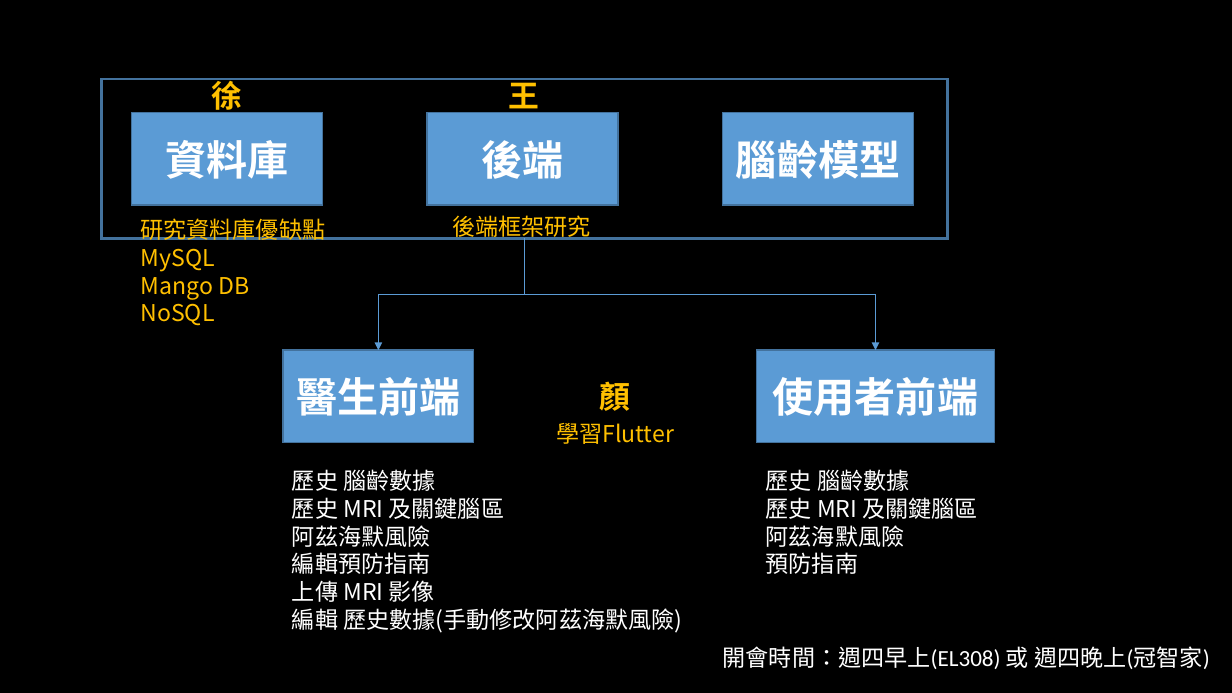
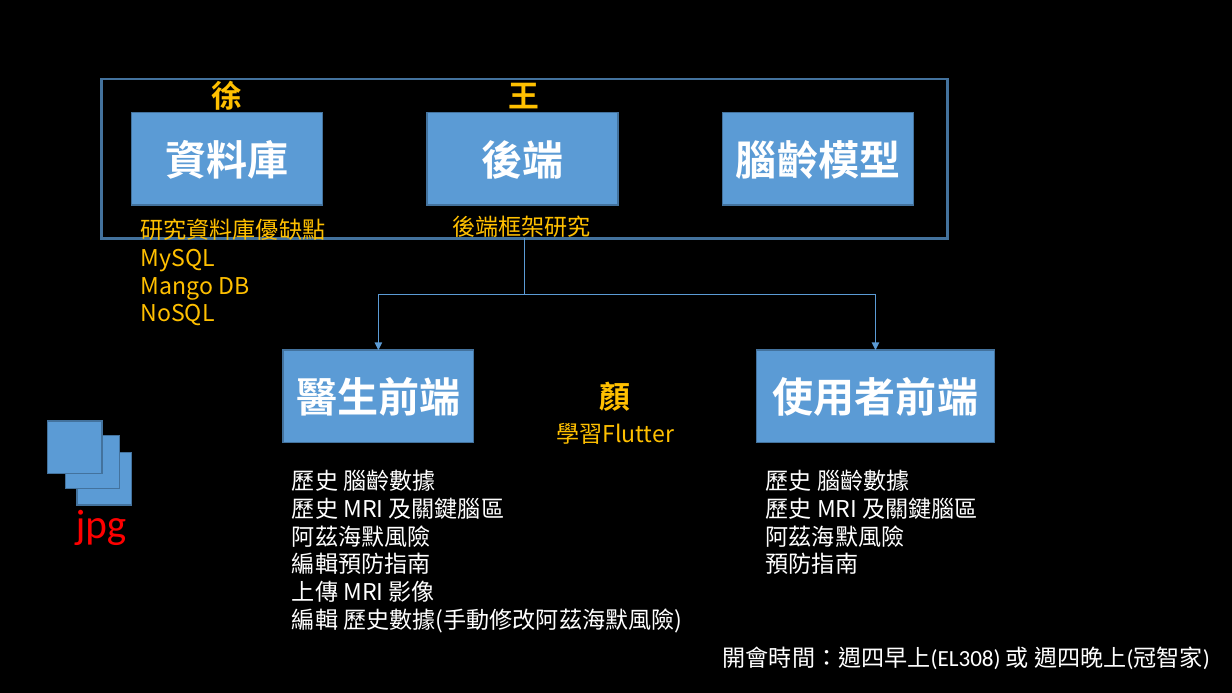
Before and after one commit to 1leo23/Product-packaging, a slide deck: slide 3 of 會議記錄/會議記錄.pptx. Drawn at 1232x693 pixels with LibreOffice and Linux fonts; fonts in the diff are those of the drawing. Boxes give left, top, right and bottom in pixels: in the first picture for what was removed or moved away, otherwise in the second. Text is boxed around its words. In the diff, an @@ line names an element or a change of style, - is before the commit and + after.

```diff
--- a/會議記錄/會議記錄.pptx
+++ b/會議記錄/會議記錄.pptx
@@ rectangle added at (48, 421, 103, 474), fill #5B9BD5, outline #43739E 1 pt @@
@@ rectangle added at (66, 435, 120, 488), fill #5B9BD5, outline #43739E 1 pt @@
@@ rectangle added at (77, 452, 131, 505), fill #5B9BD5, outline #43739E 1 pt @@
@@ text added at (76, 504, 127, 545), 32 pt, text #FF0000 @@
+jpg
```
Also in this commit, not shown: 2 other slides changed, 6 slides added.
